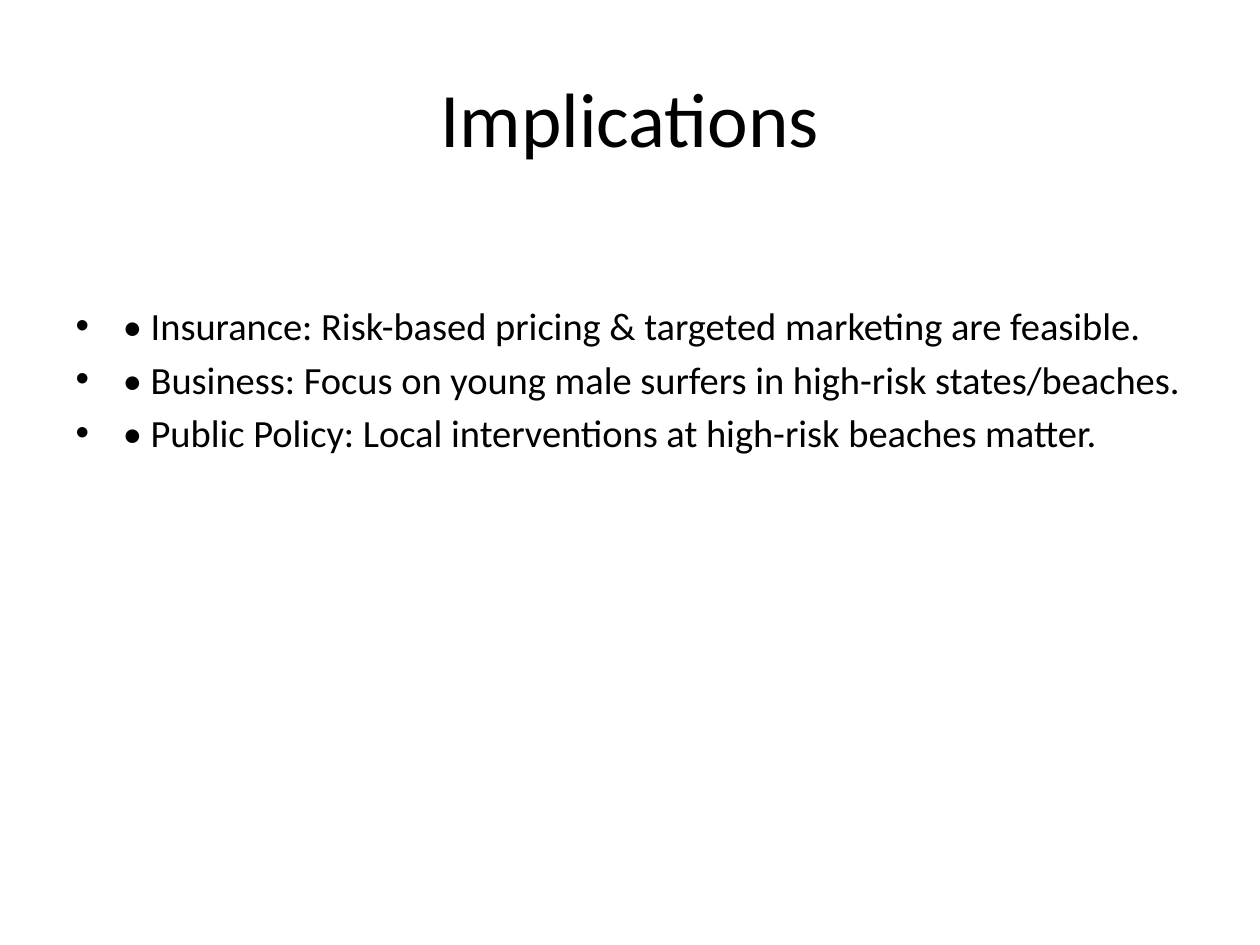
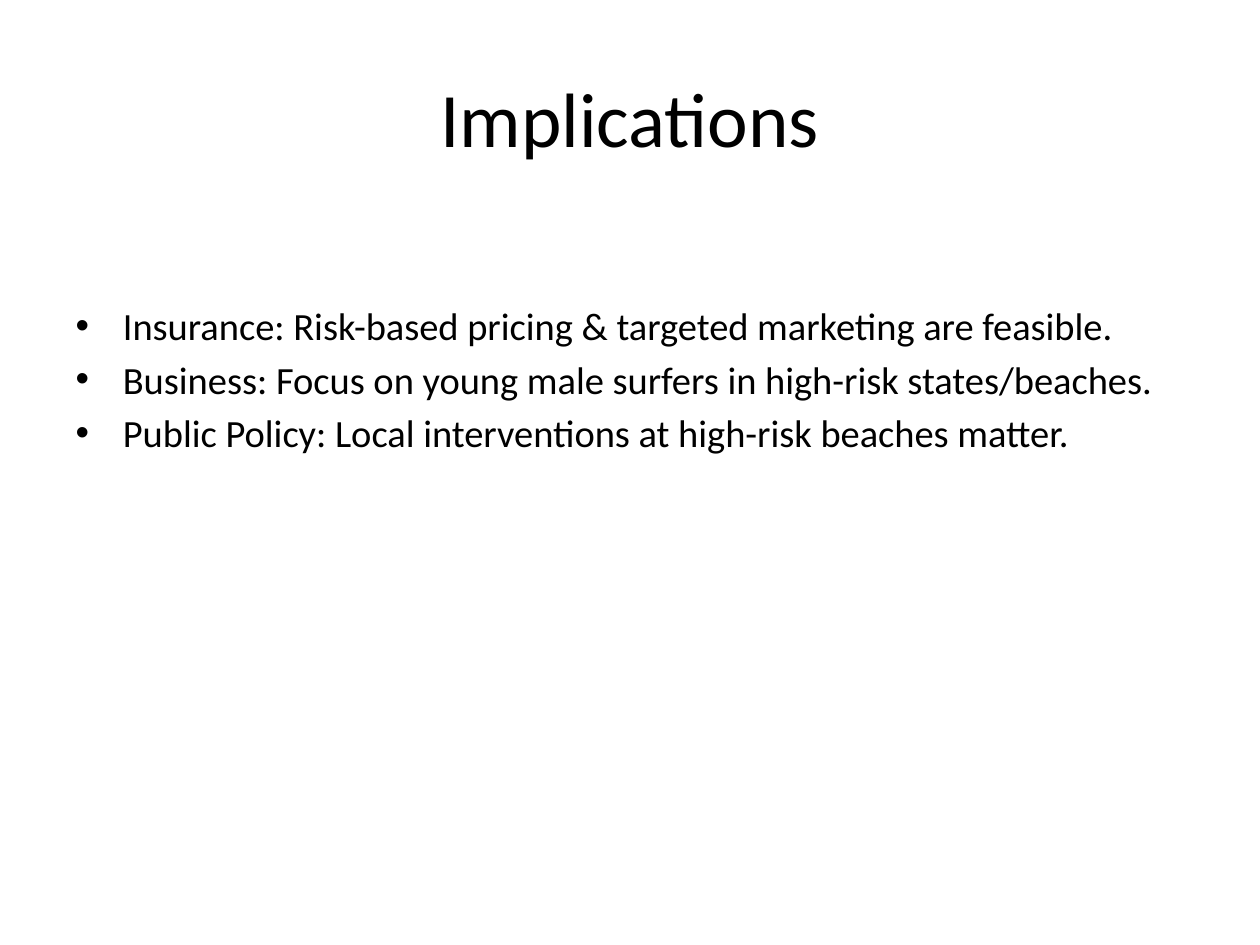
Before and after one commit to luispabloaiello-da/data-cleaning-pandas, a slide deck: slide 13 of Surfing_Shark_Attacks_Insights.pptx. Drawn at 1260x945 pixels with LibreOffice and Linux fonts; fonts in the diff are those of the drawing. Boxes give left, top, right and bottom in pixels: in the first picture for what was removed or moved away, otherwise in the second. Text is boxed around its words. In the diff, an @@ line names an element or a change of style, - is before the commit and + after.

```diff
--- a/Surfing_Shark_Attacks_Insights.pptx
+++ b/Surfing_Shark_Attacks_Insights.pptx
@@ text at box(123, 313, 1151, 454): text changed @@
-• • Insurance: Risk-based pricing & targeted marketing are feasible.
-• • Business: Focus on young male surfers in high-risk states/beaches.
-• • Public Policy: Local interventions at high-risk beaches matter.
+• Insurance: Risk-based pricing & targeted marketing are feasible.
+• Business: Focus on young male surfers in high-risk states/beaches.
+• Public Policy: Local interventions at high-risk beaches matter.
```
Also in this commit, not shown: 5 other slides changed, 1 slide added, 1 slide removed, 3 other files.
